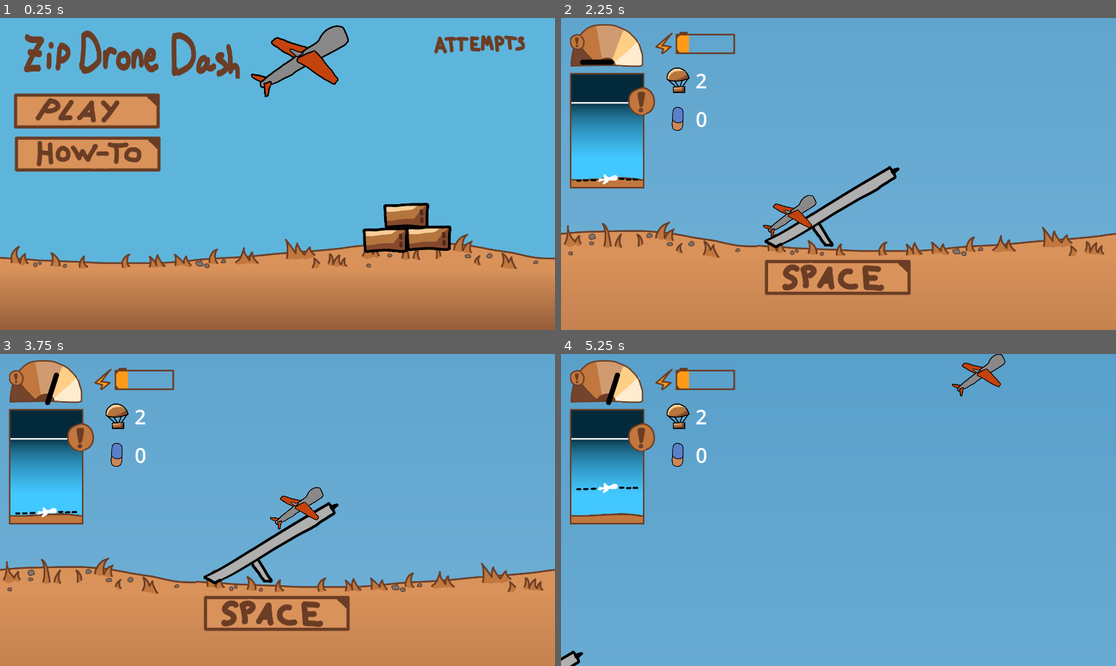
Above: before the commit, frames 1-4 (two rows, left to right).
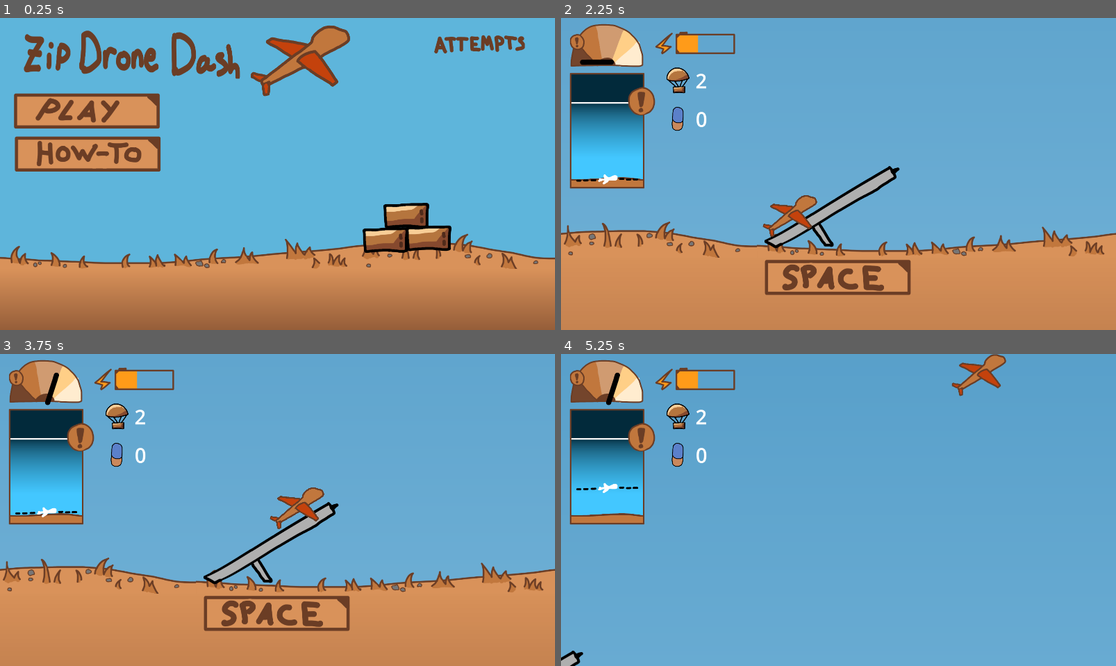
Above: after the commit, the same moments.

Repository: SirLich/ldjam-53
Game: Godot game, scene res://main_menu.tscn
Two runs of this game, one before a commit and one after it. Both use one fixed random seed, a clock stepped at 60 frames per second and the inputs below.
Inputs (mouse positions are in pixels of both pictures, inside the frame that each line leads up to):
- Up to frame 1 (0.25 s): no input
- Up to frame 2 (2.25 s): click (649, 155) at 0.5 s; click (594, 305) at 1.25 s; click (649, 111) at 2 s
- Up to frame 3 (3.75 s): tap Enter at 2.75 s; move the mouse to (399, 494) at 2.77 s; press the mouse at (399, 494) at 2.78 s; hold D 2.78-3.53 s; tap Space (spacebar) at 3.5, 3.6 s; move the mouse to (166, 525) at 3.52 s; release the mouse at (166, 525) at 3.53 s; hold S from 3.53 s (still down)
- Up to frame 4 (5.25 s): move the mouse to (894, 441) at 4.27 s; release S at 4.28 s; hold D 4.28-5.03 s; tap F at 4.35 s; move the mouse to (810, 572) at 5.02 s; hold W from 5.03 s (still down); click (810, 572) at 5.1 s

The runs differ from the first frame. In frame 1, 1.4% of the frame differs, in the area x 45-64%, y 2-26%; in frame 2, 0.5%; in frame 3, 0.5%; in frame 4, 0.5%.

Commit message:
Add some stuff

Diff:
--- a/global.gd
+++ b/global.gd
@@ -3,23 +3,30 @@
 @export var MAX_HEIGHT = - 2_000
 var MAX_SPEED = 2000
 
-var speed = 0
-var height= 0
-var battery = 25
-var packages = 2
-var points = 0
+@onready var audio_stream_player = $AudioStreamPlayer
+@onready var package_land = $PackageLand
+@onready var package_crash = $PackageCrash
+
+var speed
+var height
+var battery
+var packages
+var points
+var distance = 0
 
 var play_sessions = []
 
 func finish():
 	play_sessions.append(points)
+	audio_stream_player.play()
 
 func start():
 	speed = 0
 	height= 0
-	battery = 25
+	battery = 40
 	packages = 2
 	points = 0
+	var distance = 0
 
 var MAX_PACKAGES = 2
 
--- a/global.tscn
+++ b/global.tscn
@@ -1,6 +1,18 @@
-[gd_scene load_steps=2 format=3 uid="uid://c2rsa18r8ma8c"]
+[gd_scene load_steps=5 format=3 uid="uid://c2rsa18r8ma8c"]
 
 [ext_resource type="Script" path="res://global.gd" id="1_0nu12"]
+[ext_resource type="AudioStream" uid="uid://c8lltxgu3vooy" path="res://sounds/crash_package.wav" id="2_i3mhh"]
+[ext_resource type="AudioStream" uid="uid://cyadsxrvafiyw" path="res://sounds/death.wav" id="2_l58ld"]
+[ext_resource type="AudioStream" uid="uid://b7g0njuieiqcn" path="res://sounds/packace_land.wav" id="2_tfu16"]
 
 [node name="Global" type="Node2D"]
 script = ExtResource("1_0nu12")
+
+[node name="PackageCrash" type="AudioStreamPlayer" parent="."]
+stream = ExtResource("2_i3mhh")
+
+[node name="PackageLand" type="AudioStreamPlayer" parent="."]
+stream = ExtResource("2_tfu16")
+
+[node name="AudioStreamPlayer" type="AudioStreamPlayer" parent="."]
+stream = ExtResource("2_l58ld")
--- a/rules.tscn
+++ b/rules.tscn
@@ -122,6 +122,11 @@
 layout_mode = 2
 text = "Climbing causes lots of drag, so don't get stuck low-and-slow!"
 
+[node name="Height" parent="Control3/VBoxContainer" instance=ExtResource("3_7qont")]
+layout_mode = 2
+text = "Don't fly too high or the FAA will remotely shut you down."
+icon = ExtResource("10_feo0f")
+
 [node name="Battery" parent="Control3/VBoxContainer" instance=ExtResource("3_7qont")]
 layout_mode = 2
 text = "There is more energy higher up. Collect speed high, then drop down to deliver packages."
@@ -131,11 +136,6 @@
 layout_mode = 2
 text = "Wind provides a positive and negative boost."
 icon = ExtResource("10_ks6aw")
-
-[node name="Height" parent="Control3/VBoxContainer" instance=ExtResource("3_7qont")]
-layout_mode = 2
-text = "Don't fly too high or the FAA will remotely shut you down."
-icon = ExtResource("10_feo0f")
 
 [node name="BackButton" type="TextureButton" parent="."]
 layout_mode = 0
--- a/scenes/drone/drone.gd
+++ b/scenes/drone/drone.gd
@@ -3,14 +3,15 @@
 
 # Constants
 var ROTATION_SPEED = 2
-var FRICTION = 75
+var FRICTION = 80
 var STALL_FRICTION = 20
 var ANGLE_FRICTION = 150
 var STALL_SPEED = 200
 var GRAVITY = 150
 var STALL_GRAVITY = 2000
 var BOOST_SPEED = 275
-var BATTERY_DRAIN = 25
+var BATTERY_DRAIN = 20
+var EXTRA_ANGLE = 0.25
 
 var WIND_BOOST = 300
 var NEGATIVE_WIND = 450
@@ -30,6 +31,7 @@
 @onready var cpu_particles_2d = $CPUParticles2D
 @onready var battery_sound = $BatterySound
 @onready var drop_sound = $DropSound
+@onready var pickup_sound = $PickupSound
 
 @onready var area = $Area
 @onready var pcam : PhantomCamera2D = $Pcam
@@ -114,7 +116,7 @@
 
 		if ar.is_in_group("pickup"):
 			Global.packages += 3
-			# battery_sound.play()
+			pickup_sound.play()
 			ar.owner.queue_free()
 
 		if ar.is_in_group("wind_positive"):
@@ -129,7 +131,7 @@
 	if Global.battery < 0:
 		stop_boost()
 
-	var angle = global_rotation + 0.2
+	var angle = global_rotation + EXTRA_ANGLE
 	if launched:
 		speed -= FRICTION * delta
 		speed += ANGLE_FRICTION * delta * angle
@@ -147,6 +149,7 @@
 	speed = clamp(speed, 0,  Global.MAX_SPEED)
 	Global.speed = speed
 	Global.height = global_position.y
+	Global.distance = global_position.x
 
 	translate(get_global_transform().x * delta * speed)
 
--- a/scenes/drone/drone.tscn
+++ b/scenes/drone/drone.tscn
@@ -11,6 +11,7 @@
 [ext_resource type="AudioStream" uid="uid://bmtpgnc18h1uv" path="res://sounds/battery_2.wav" id="9_utdgr"]
 [ext_resource type="AudioStream" uid="uid://crj0k6lan5two" path="res://sounds/battery_3.wav" id="10_mgasa"]
 [ext_resource type="AudioStream" uid="uid://bh5iu3e2311a8" path="res://sounds/no.wav" id="11_nc4fc"]
+[ext_resource type="AudioStream" uid="uid://bjsjfj8j8p6o2" path="res://sounds/pickup.wav" id="11_neqek"]
 [ext_resource type="AudioStream" uid="uid://b1mck1k7l5alt" path="res://sounds/drop.wav" id="12_vncgj"]
 
 [sub_resource type="Resource" id="Resource_daekj"]
@@ -89,6 +90,9 @@
 [node name="BatterySound" type="AudioStreamPlayer2D" parent="."]
 stream = SubResource("AudioStreamRandomizer_nyd6b")
 
+[node name="PickupSound" type="AudioStreamPlayer2D" parent="."]
+stream = ExtResource("11_neqek")
+
 [node name="NoSound" type="AudioStreamPlayer2D" parent="."]
 stream = ExtResource("11_nc4fc")
 
--- a/scenes/package/package.gd
+++ b/scenes/package/package.gd
@@ -2,7 +2,7 @@
 
 @export var fall_speed = 300
 var side_speed = 0
-var friction = 2000
+var friction = 3000
 
 @onready var area_2d = $Area2D
 
@@ -11,9 +11,11 @@
 	for ar in area_2d.get_overlapping_areas():
 		if ar.is_in_group("ground"):
 			Global.points -= 50
+			Global.package_crash.play()
 			queue_free()
 
 		if ar.is_in_group("target"):
+			Global.package_land.play()
 			Global.points += 250
 			queue_free()
 
--- a/scenes/tile/tile.gd
+++ b/scenes/tile/tile.gd
@@ -9,5 +9,5 @@
 
 # Called every frame. 'delta' is the elapsed time since the previous frame.
 func _process(delta):
-	if global_position.x < -3000:
+	if Global.distance - global_position.x > 4000:
 		queue_free()
--- a/scenes/tile/tile.tscn
+++ b/scenes/tile/tile.tscn
@@ -72,7 +72,7 @@
 chance = 0.2
 
 [node name="Wind3" parent="." instance=ExtResource("2_8am8l")]
-position = Vector2(989, -3023)
+position = Vector2(997, -3025)
 to_spawn = Array[PackedScene]([ExtResource("8_u6gkk"), ExtResource("9_arwwp"), ExtResource("9_arwwp")])
 chance = 0.5
 
@@ -80,11 +80,6 @@
 position = Vector2(553, -252)
 to_spawn = Array[PackedScene]([ExtResource("8_u6gkk"), ExtResource("9_arwwp")])
 chance = 0.5
-
-[node name="Target_Location" parent="." instance=ExtResource("2_8am8l")]
-position = Vector2(1477, -90)
-to_spawn = Array[PackedScene]([ExtResource("5_dbpag"), ExtResource("9_7n708"), ExtResource("5_dbpag")])
-chance = 0.4
 
 [node name="Spawner3" parent="." instance=ExtResource("2_8am8l")]
 position = Vector2(1537, -1202)
@@ -131,12 +126,18 @@
 to_spawn = Array[PackedScene]([ExtResource("3_npa77")])
 chance = 0.2
 
+[node name="Wind4" parent="." instance=ExtResource("2_8am8l")]
+position = Vector2(1876, -6078)
+to_spawn = Array[PackedScene]([ExtResource("8_u6gkk"), ExtResource("9_arwwp"), ExtResource("9_arwwp")])
+chance = 0.5
+
 [node name="Wind2" parent="." instance=ExtResource("2_8am8l")]
 position = Vector2(1440, -3307)
 to_spawn = Array[PackedScene]([ExtResource("8_u6gkk"), ExtResource("9_arwwp")])
 chance = 0.5
 
-[node name="Wind" parent="Wind2" instance=ExtResource("2_8am8l")]
-position = Vector2(436, -2771)
-to_spawn = Array[PackedScene]([ExtResource("8_u6gkk"), ExtResource("9_arwwp"), ExtResource("9_arwwp")])
-chance = 0.5
+[node name="Target_Location" parent="." instance=ExtResource("2_8am8l")]
+position = Vector2(1477, -90)
+gizmo_extents = 130.5
+to_spawn = Array[PackedScene]([ExtResource("5_dbpag"), ExtResource("9_7n708")])
+chance = 0.6
Binary file changed: scenes/drone/drone.png
Not shown: 1 places in scenes/drone/drone.tscn that only renumber resources
Not shown, added: sounds/crash_package.wav.import
Not shown, added: sounds/death.wav.import
Not shown, added: sounds/packace_land.wav.import
Not shown, added: sounds/pickup.wav.import
Not shown, removed: assets/.back_button.kra-autosave.kra
Not shown, removed: assets/.heigh_meter.kra-autosave.kra
Not shown, changed: assets/back_button.kra
Not shown, changed: assets/done.kra
Not shown, changed: assets/heigh_meter.kra
Not shown, added: sounds/crash_package.wav
(and 3 more such lines)
